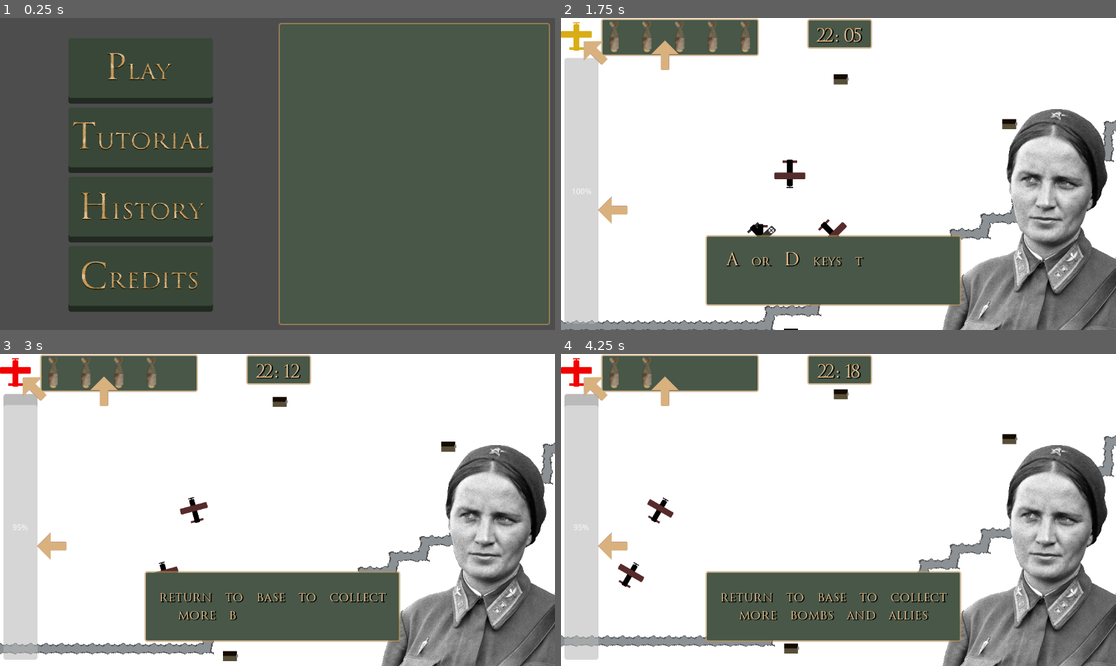
Above: before the commit, frames 1-4 (two rows, left to right).
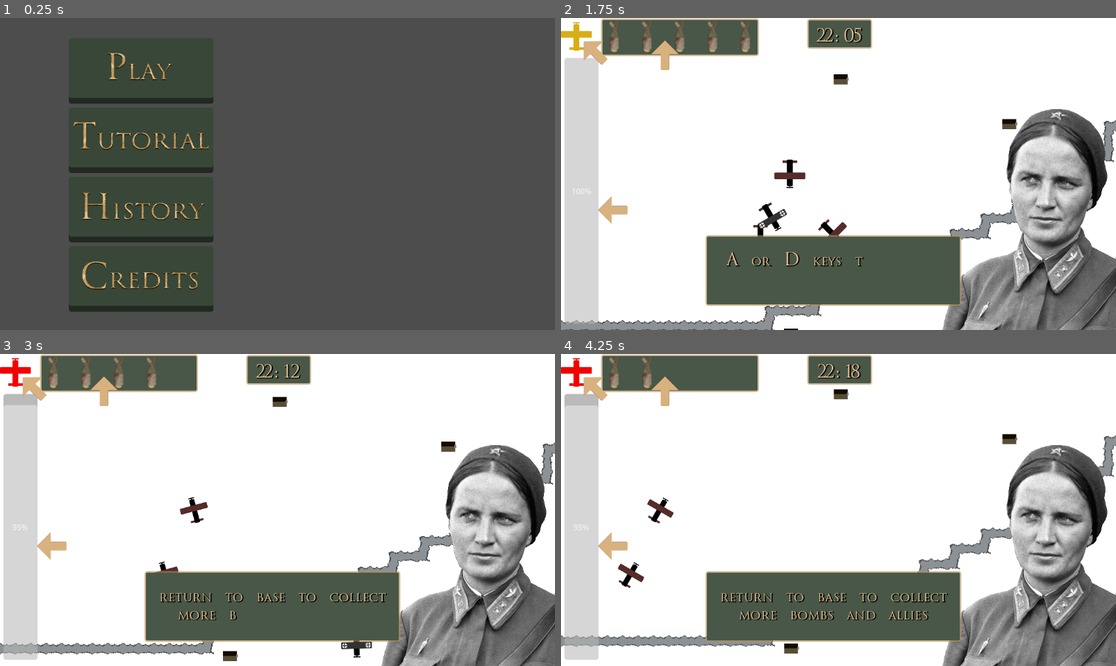
Above: after the commit, the same moments.

Repository: jsteele15/Night-witches
Game: Godot game, scene res://ui/start_menu.tscn
Two runs of this game, one before a commit and one after it. Both use one fixed random seed, a clock stepped at 60 frames per second and the inputs below.
Inputs (mouse positions are in pixels of both pictures, inside the frame that each line leads up to):
- Up to frame 1 (0.25 s): no input
- Up to frame 2 (1.75 s): click (699, 139) at 0.5 s; click "next" at 1.25 s
- Up to frame 3 (3 s): hold D (right) 2.03-2.78 s; hold Space (bomb) 2.03-2.78 s; tap E (engine) at 2.3, 2.85 s; hold A (left) from 2.78 s (still down)
- Up to frame 4 (4.25 s): tap Space (bomb) at 3.05 s; release A (left) at 3.53 s; hold D (right) from 3.53 s (still down); hold Space (bomb) from 3.53 s (still down); tap E (engine) at 3.8 s

The runs differ from the first frame. In frame 1, 1.8% of the frame differs, in the area x 12-100%, y 1-99%; in frame 2, 0.3%; in frame 3, 0.2%; in frame 4, nothing differs.

Commit message:
enemy plane
- work on enemy plane

Diff:
--- a/night-witches/characters/enemy_plane.gd
+++ b/night-witches/characters/enemy_plane.gd
@@ -7,6 +7,7 @@
 
 #give it a hunting spot
 @export var target = Vector2(500, 500)
+@onready var plane_im : Sprite2D = $Plane
 var start_target : Vector2
 var speed : float
 var locked_on : bool = false
@@ -28,6 +29,8 @@
 	if target is not Vector2:
 		to_target = (target.global_position - global_position).angle()
 		speed = max_speed
+		self.rotation = to_target
+		"""
 		if locked_on == false:
 			if self.rotation_degrees > target.rotation_degrees:
 				self.rotation_degrees -= 5
@@ -36,13 +39,16 @@
 			if self.rotation_degrees == target.rotation_degrees:
 				locked_on = true
 		if locked_on == true:
-			self.rotation_degrees =  target.rotation_degrees
-		velocity = transform.y * speed
+			"""
+		#velocity = -transform.y * speed
+		var direction = (target.global_position - global_position).normalized()
+		velocity = direction * speed
+		plane_im.rotation_degrees =  target.rotation_degrees+180
 		move_and_slide()
 		return
 
 	#TODO change this up for actual patroling behaviour
-
+	plane_im.rotation_degrees = 180
 	to_target = (target - global_position).angle()
 
 	var current = rotation
--- a/night-witches/characters/player.gd
+++ b/night-witches/characters/player.gd
@@ -47,6 +47,7 @@
 		right = true
 
 	if event.is_action_pressed("bomb"):
+		main.sound_board.explosion_sound()
 		_bomb()
 
 	if event.is_action_released("left"):
@@ -58,8 +59,10 @@
 	if event.is_action_pressed("engine"):
 		if engine_on == true:
 			engine_on = false
+
 		else:
 			engine_on = true
+		main.sound_board.switch_engine(engine_on)
 
 #
 #
--- a/night-witches/map/main.gd
+++ b/night-witches/map/main.gd
@@ -4,6 +4,7 @@
 @onready var building_container : Node = $"building container"
 @onready var player : CharacterBody2D = $player
 @onready var allied_planes : Node = $"allied planes"
+@onready var sound_board : Node = $"sound system"
 @export var is_this_tutorial : bool = false
 # Called when the node enters the scene tree for the first time.
 func _ready() -> void:
--- a/night-witches/ui/sound_system.gd
+++ b/night-witches/ui/sound_system.gd
@@ -1,11 +1,46 @@
 extends Node
 
 @onready var main_track : AudioStreamPlayer = $"main track"
+#for engine on/off
+@onready var glide_sound : AudioStreamPlayer = $"plane sounds/glide"
+@onready var engine_sound : AudioStreamPlayer = $"plane sounds/engine on"
+#explosions
+@onready var explosions : Node = $explosions
+#alarms
+@onready var alarm_siren : AudioStreamPlayer = $alarm
+#enemy guns
+@onready var gun_sounds : AudioStreamPlayer = $"enemy guns"
 # Called when the node enters the scene tree for the first time.
 func _ready() -> void:
 	main_track.play()
+	engine_sound.play()
 
+#
+#
+#	public functions
+#
+#
 
-# Called every frame. 'delta' is the elapsed time since the previous frame.
-func _process(delta: float) -> void:
-	pass
+func switch_engine(engine : bool):
+	if engine == true:
+		engine_sound.play()
+		glide_sound.stop()
+	else:
+		glide_sound.play()
+		engine_sound.stop()
+
+func explosion_sound():
+	var random_child = explosions.get_children().pick_random()
+	random_child.play()
+
+func plane_shooting(switch : bool):
+	if switch == true:
+		pass
+	else:
+		pass
+
+func switch_alarm(switch : bool):
+	if switch == true:
+		alarm_siren.play()
+	else:
+		alarm_siren.stop()
--- a/night-witches/ui/sound_system.tscn
+++ b/night-witches/ui/sound_system.tscn
@@ -1,10 +1,50 @@
-[gd_scene load_steps=3 format=3 uid="uid://brh5lddwy2lbe"]
+[gd_scene load_steps=12 format=3 uid="uid://brh5lddwy2lbe"]
 
 [ext_resource type="Script" uid="uid://bl1jubbgq1ulu" path="res://ui/sound_system.gd" id="1_mjh48"]
 [ext_resource type="AudioStream" uid="uid://bnlow07rrw41" path="res://assets/music/tracks/Bombing Run R1.ogg" id="2_wy3wg"]
+[ext_resource type="AudioStream" uid="uid://pr4qn61wn068" path="res://assets/music/fx/Plane_Glide LOOP R2.mp3" id="3_l00kk"]
+[ext_resource type="AudioStream" uid="uid://drgym8kri0gbk" path="res://assets/music/fx/Plane_Engine LOOP R1.mp3" id="4_803kv"]
+[ext_resource type="AudioStream" uid="uid://bnbv8px0n27le" path="res://assets/music/fx/Plane_Bomb_1 OS R1.mp3" id="5_ayfm6"]
+[ext_resource type="AudioStream" uid="uid://qjr1rh3o4cmj" path="res://assets/music/fx/Plane_Bomb_2 OS R1.mp3" id="6_ipuqa"]
+[ext_resource type="AudioStream" uid="uid://bf1ycc0e3jayt" path="res://assets/music/fx/Plane_Bomb_3 OS R1.mp3" id="7_lck3t"]
+[ext_resource type="AudioStream" uid="uid://cfjak75uu7p5u" path="res://assets/music/fx/Plane_Bomb_4 OS R1.mp3" id="8_25rgg"]
+[ext_resource type="AudioStream" uid="uid://cu3f7dp5kyntv" path="res://assets/music/fx/UI_Click OS R1.mp3" id="9_ipuqa"]
+[ext_resource type="AudioStream" uid="uid://dfi1eq2t7dv3l" path="res://assets/music/fx/Enemy_Alarm LOOP R1.mp3" id="10_25rgg"]
+[ext_resource type="AudioStream" uid="uid://cycveqb0u5ef2" path="res://assets/music/fx/Enemy_Gun LOOP R1.mp3" id="11_hyqtt"]
 
 [node name="sound system" type="Node"]
 script = ExtResource("1_mjh48")
 
 [node name="main track" type="AudioStreamPlayer" parent="."]
 stream = ExtResource("2_wy3wg")
+
+[node name="plane sounds" type="Node" parent="."]
+
+[node name="glide" type="AudioStreamPlayer" parent="plane sounds"]
+stream = ExtResource("3_l00kk")
+
+[node name="engine on" type="AudioStreamPlayer" parent="plane sounds"]
+stream = ExtResource("4_803kv")
+
+[node name="explosions" type="Node" parent="."]
+
+[node name="exp 1" type="AudioStreamPlayer" parent="explosions"]
+stream = ExtResource("5_ayfm6")
+
+[node name="exp 2" type="AudioStreamPlayer" parent="explosions"]
+stream = ExtResource("6_ipuqa")
+
+[node name="exp 3" type="AudioStreamPlayer" parent="explosions"]
+stream = ExtResource("7_lck3t")
+
+[node name="exp 4" type="AudioStreamPlayer" parent="explosions"]
+stream = ExtResource("8_25rgg")
+
+[node name="click sound" type="AudioStreamPlayer" parent="."]
+stream = ExtResource("9_ipuqa")
+
+[node name="alarm" type="AudioStreamPlayer" parent="."]
+stream = ExtResource("10_25rgg")
+
+[node name="enemy guns" type="AudioStreamPlayer" parent="."]
+stream = ExtResource("11_hyqtt")
--- a/night-witches/ui/start_menu.gd
+++ b/night-witches/ui/start_menu.gd
@@ -5,7 +5,7 @@
 @onready var history_but : TextureButton = $"start menu canvas/Control/sides screen container/left side container/VBoxContainer/history"
 @onready var credits_but : TextureButton = $"start menu canvas/Control/sides screen container/left side container/VBoxContainer/credits"
 @onready var side_text : RichTextLabel = $"start menu canvas/Control/sides screen container/side info"
-
+@onready var click_sound : AudioStreamPlayer = $"click sound"
 var credit_text : String = "[center]
 Catgaming - Art
 
@@ -25,13 +25,21 @@
 
 
 func _on_play_pressed() -> void:
+	click_sound.play()
 	get_tree().change_scene_to_file("res://map/caucasus.tscn")
 
 
 func _on_tutorial_pressed() -> void:
+	click_sound.play()
 	get_tree().change_scene_to_file("res://map/main.tscn")
 
 
 func _on_credits_pressed() -> void:
+	click_sound.play()
 	side_text.visible = true
 	side_text.set_up_text(credit_text)
+
+
+func _on_history_pressed() -> void:
+	click_sound.play()
+	side_text.visible = true
--- a/night-witches/ui/start_menu.tscn
+++ b/night-witches/ui/start_menu.tscn
@@ -14,6 +14,7 @@
 [ext_resource type="Texture2D" uid="uid://cgh6dbciqo37h" path="res://assets/img/ui/cred base down.png" id="12_r3a5d"]
 [ext_resource type="Texture2D" uid="uid://23a4588p37v5" path="res://assets/img/ui/cred base over.png" id="13_4wm4l"]
 [ext_resource type="PackedScene" uid="uid://xeg2gnmclwhw" path="res://ui/game_text.tscn" id="14_r3a5d"]
+[ext_resource type="AudioStream" uid="uid://cu3f7dp5kyntv" path="res://assets/music/fx/UI_Click OS R1.mp3" id="15_4wm4l"]
 
 [sub_resource type="StyleBoxFlat" id="StyleBoxFlat_0kfsi"]
 bg_color = Color(0.28235295, 0.34117648, 0.2784314, 1)
@@ -106,6 +107,7 @@
 size_flags_vertical = 3
 
 [node name="side info" parent="start menu canvas/Control/sides screen container" instance=ExtResource("14_r3a5d")]
+visible = false
 clip_contents = false
 layout_mode = 2
 size_flags_horizontal = 3
@@ -131,6 +133,10 @@
 grow_vertical = 2
 theme_override_styles/panel = SubResource("StyleBoxFlat_0kfsi")
 
+[node name="click sound" type="AudioStreamPlayer" parent="."]
+stream = ExtResource("15_4wm4l")
+
 [connection signal="pressed" from="start menu canvas/Control/sides screen container/left side container/VBoxContainer/play" to="." method="_on_play_pressed"]
 [connection signal="pressed" from="start menu canvas/Control/sides screen container/left side container/VBoxContainer/tutorial" to="." method="_on_tutorial_pressed"]
+[connection signal="pressed" from="start menu canvas/Control/sides screen container/left side container/VBoxContainer/history" to="." method="_on_history_pressed"]
 [connection signal="pressed" from="start menu canvas/Control/sides screen container/left side container/VBoxContainer/credits" to="." method="_on_credits_pressed"]
Not shown, added: night-witches/assets/music/fx/Enemy_Alarm LOOP R1.mp3.import
Not shown, added: night-witches/assets/music/fx/Enemy_Gun LOOP R1.mp3.import
Not shown, added: night-witches/assets/music/fx/Plane_Bomb_1 OS R1.mp3.import
Not shown, added: night-witches/assets/music/fx/Plane_Bomb_2 OS R1.mp3.import
Not shown, added: night-witches/assets/music/fx/Plane_Bomb_3 OS R1.mp3.import
Not shown, added: night-witches/assets/music/fx/Plane_Bomb_4 OS R1.mp3.import
Not shown, added: night-witches/assets/music/fx/Plane_Engine LOOP R1.mp3.import
Not shown, added: night-witches/assets/music/fx/Plane_Glide LOOP R2.mp3.import
Not shown, added: night-witches/assets/music/fx/UI_Click OS R1.mp3.import
Not shown: 1 places in night-witches/ui/start_menu.tscn that only renumber resources
Not shown, added: night-witches/assets/music/fx/Enemy_Alarm LOOP R1.mp3
Not shown, added: night-witches/assets/music/fx/Enemy_Gun LOOP R1.mp3
(and 7 more such lines)
